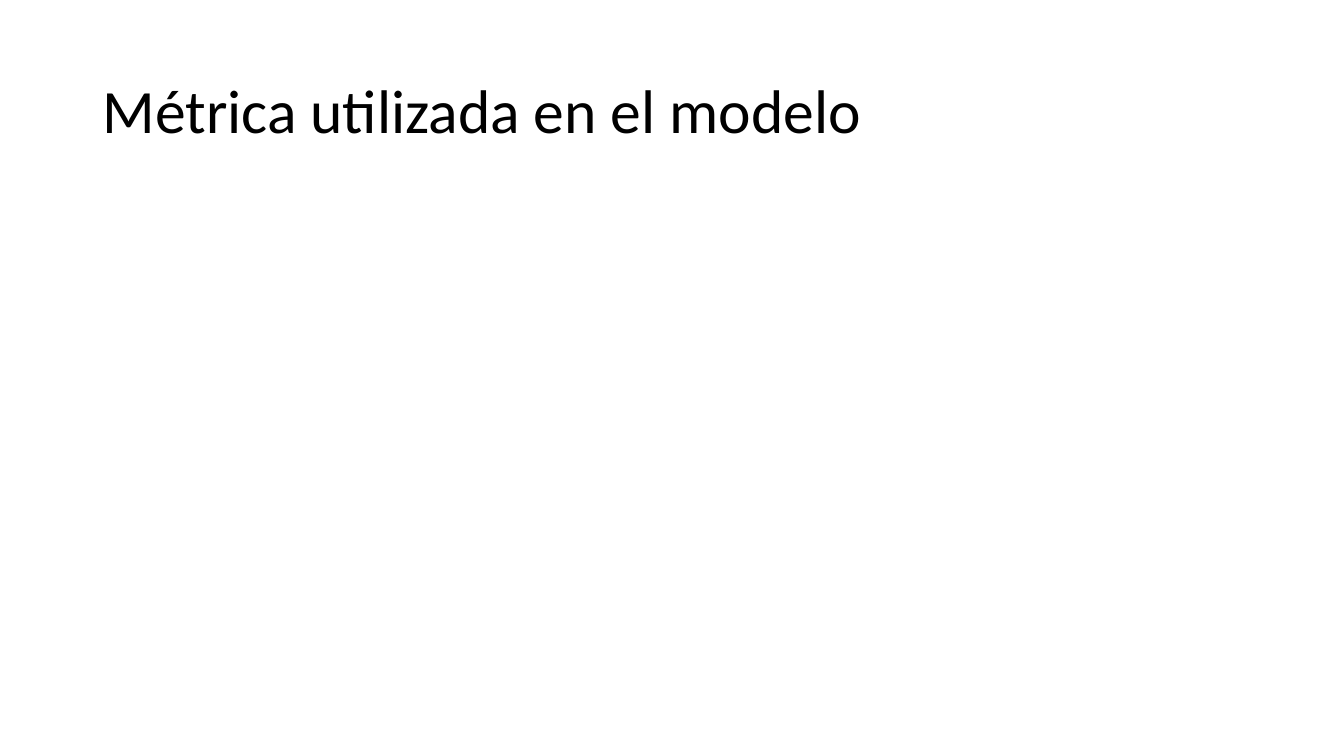
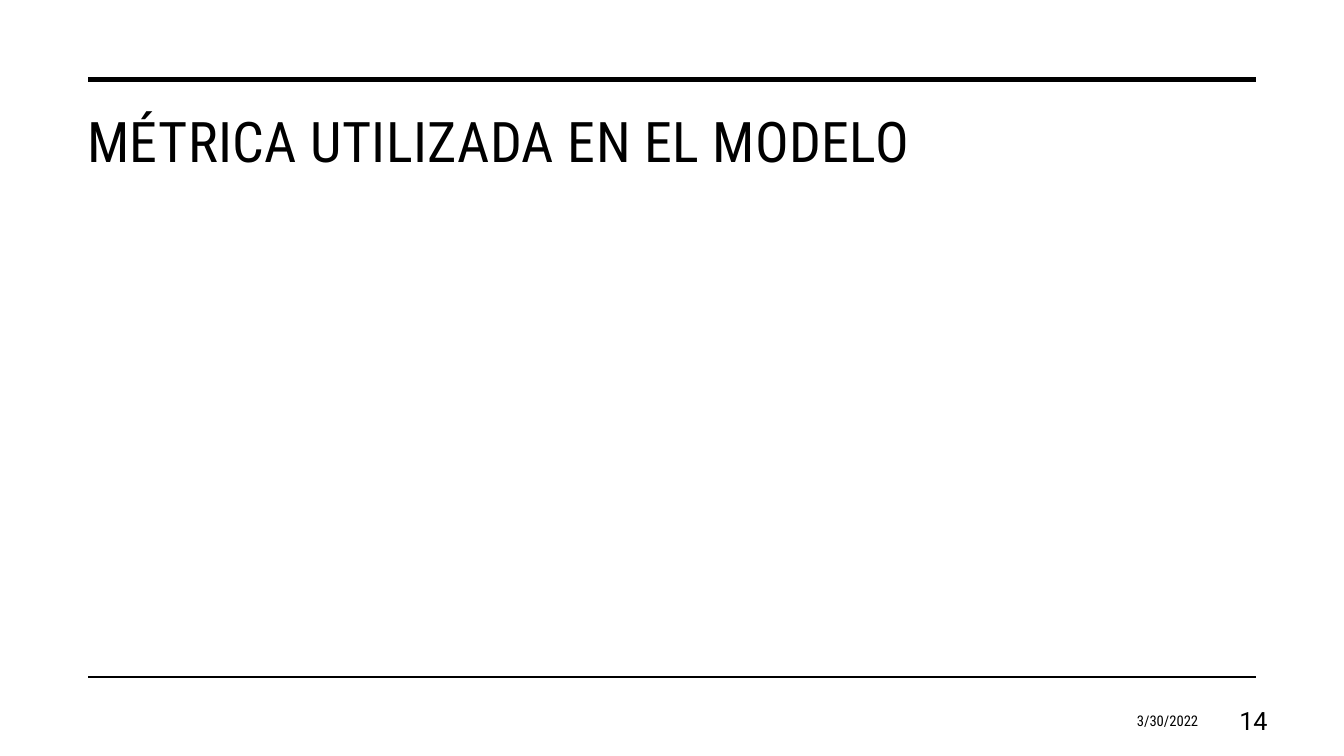
Before and after one commit to juanagsolano/content_based_filtering, a slide deck: slide 14 of report_files/Presentación del proyecto.pptx. Drawn at 1344x756 pixels with LibreOffice and Linux fonts; fonts in the diff are those of the drawing; grey boxes stand for pictures; background and template pictures are left out. Boxes give left, top, right and bottom in pixels: in the first picture for what was removed or moved away, otherwise in the second. Text is boxed around its words. In the diff, an @@ line names an element or a change of style, - is before the commit and + after.

```diff
--- a/report_files/Presentación del proyecto.pptx
+++ b/report_files/Presentación del proyecto.pptx
@@ line added from (89, 80) to (1256, 80), #000000 3.5 pt @@
@@ title "MÉTRICA UTILIZADA EN EL MODELO" at bbox=[87, 111, 909, 163]: vertical alignment middle to top @@
@@ title at bbox=[87, 111, 909, 163]: text changed; size 44 to 40 pt; font Calibri to Roboto Condensed @@
-Métrica utilizada en el modelo
+MÉTRICA UTILIZADA EN EL MODELO
@@ line added from (89, 678) to (1256, 678), #000000 1 pt @@
@@ text added at bbox=[1137, 715, 1198, 727], 10.5 pt, text #000000 @@
+3/30/2022
@@ page number added at bbox=[1239, 712, 1267, 730], 18 pt, text #000000 @@
+14
```
Also in this commit, not shown: 12 other slides changed, 7 slides added, 5 slides removed, 2 other files.
